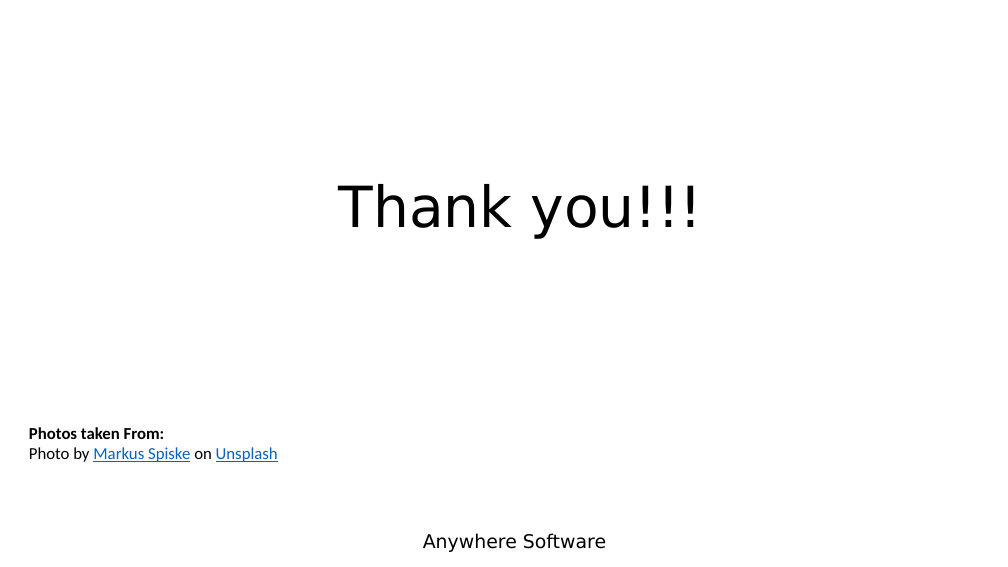
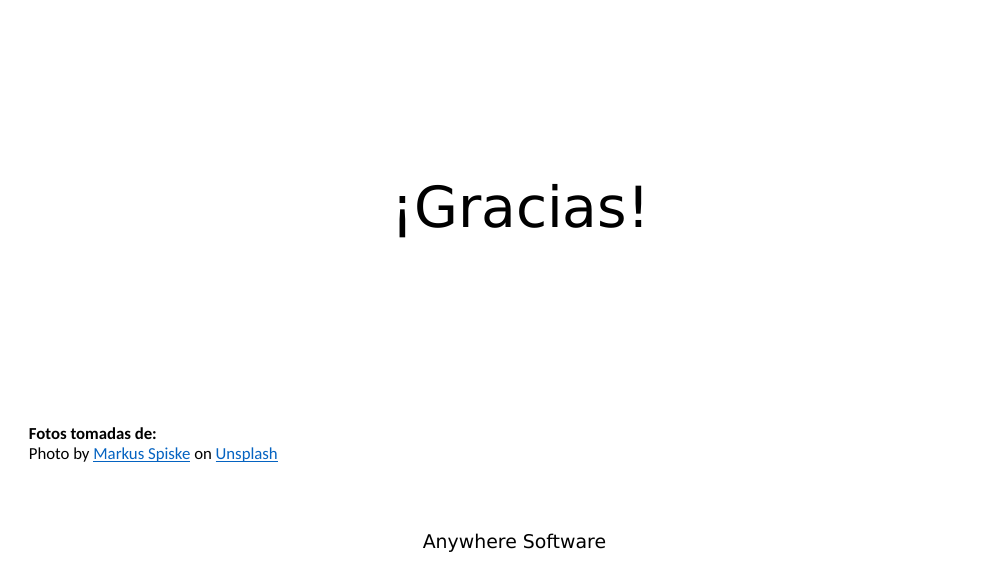
Before and after one commit to Lamashino/Teaching-B4J, a slide deck: slide 11 of Tema 8 - Subrutinas/Lesson8 - Subroutines.pptx. Drawn at 1008x567 pixels with LibreOffice and Linux fonts; fonts in the diff are those of the drawing; background and template pictures are left out. Boxes give left, top, right and bottom in pixels: in the first picture for what was removed or moved away, otherwise in the second. Text is boxed around its words. In the diff, an @@ line names an element or a change of style, - is before the commit and + after.

```diff
--- a/Tema 8 - Subrutinas/Lesson8 - Subroutines.pptx
+++ b/Tema 8 - Subrutinas/Lesson8 - Subroutines.pptx
@@ text at [392, 184, 650, 238]: text changed @@
-Thank you!!!
+¡Gracias!
@@ text at [29, 427, 157, 439]: text changed @@
-Photos taken From:
+Fotos tomadas de:
```
Also in this commit, not shown: 3 other slides changed, 7 slides added, 7 slides removed, 2 other files.
